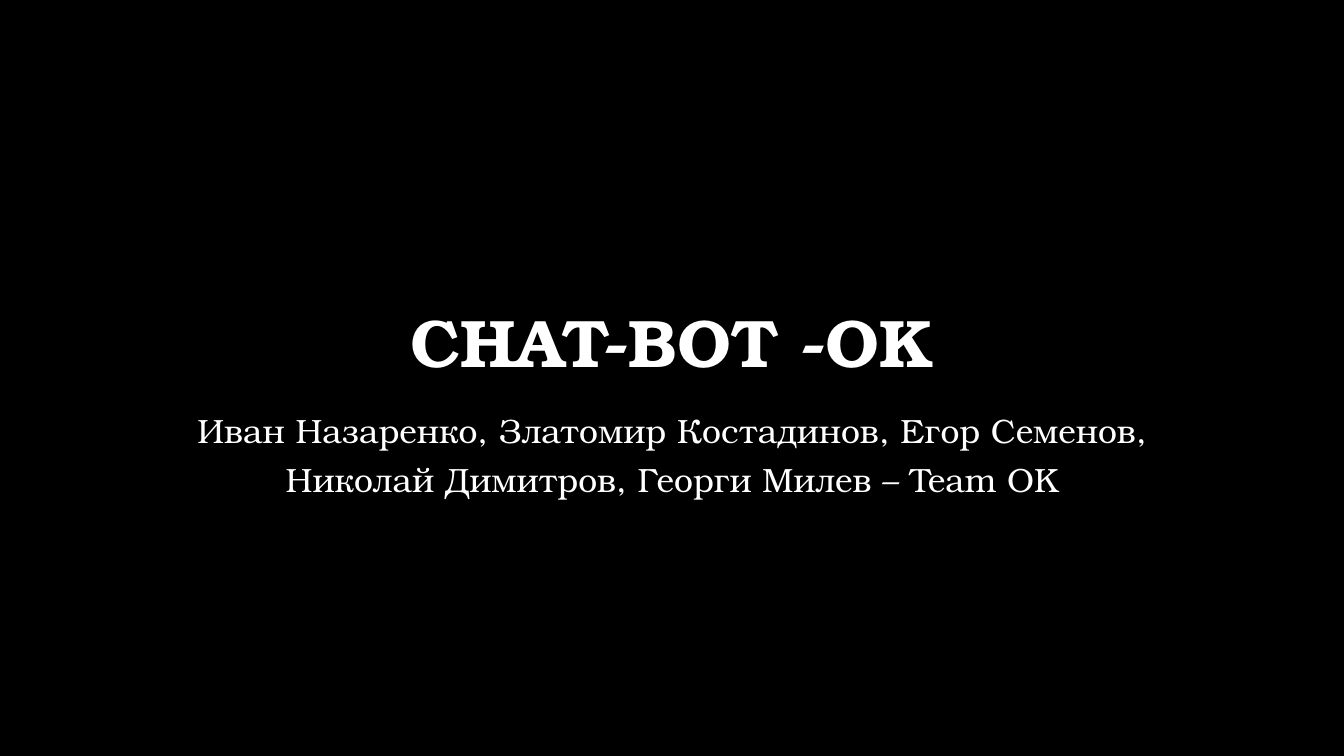
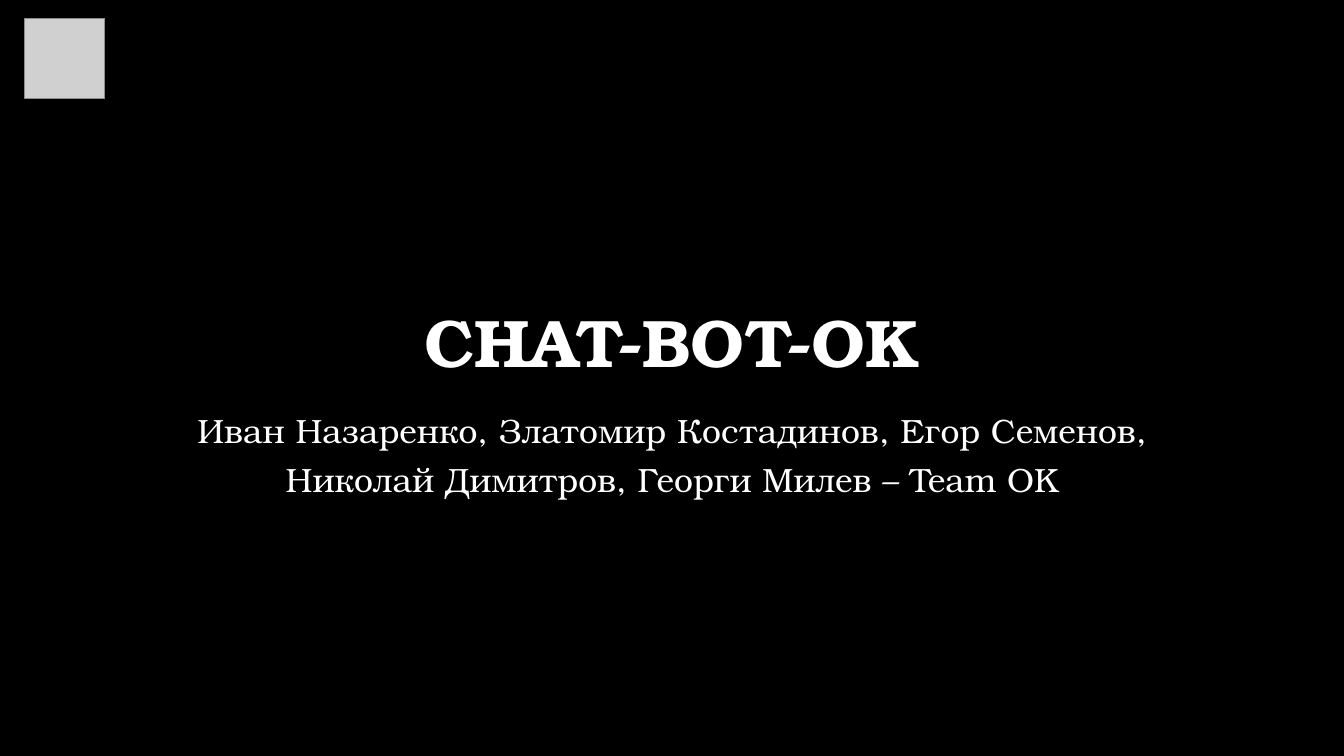
Before and after one commit to IYNazarenko19/ChatBot-OK-, a slide deck: slide 1 of chat-bot-OK_Presentation.pptx. Drawn at 1344x756 pixels with LibreOffice and Linux fonts; fonts in the diff are those of the drawing; grey boxes stand for pictures; background and template pictures are left out. Boxes give left, top, right and bottom in pixels: in the first picture for what was removed or moved away, otherwise in the second. Text is boxed around its words. In the diff, an @@ line names an element or a change of style, - is before the commit and + after.

```diff
--- a/chat-bot-OK_Presentation.pptx
+++ b/chat-bot-OK_Presentation.pptx
@@ picture added at (24,18,105,99) @@
@@ title at (425,320,920,368): spaces changed @@
-CHAT-BOT -OK
+CHAT-BOT-OK
```
Also in this commit, not shown: 5 other slides changed, 1 slide added.
